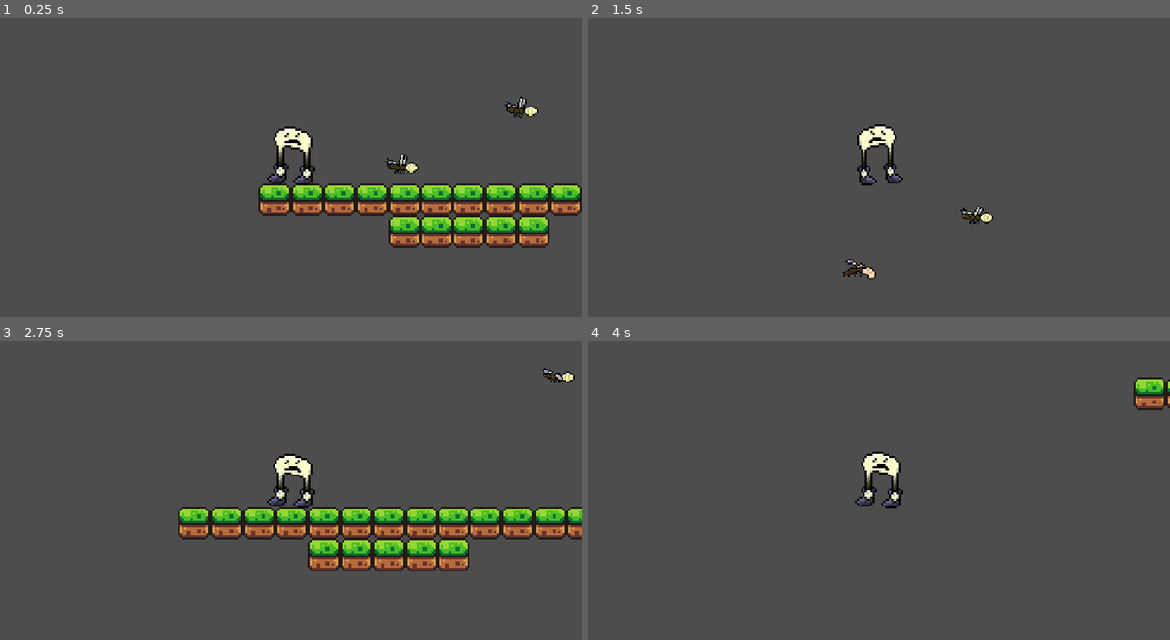
Above: before the commit, frames 1-4 (two rows, left to right).
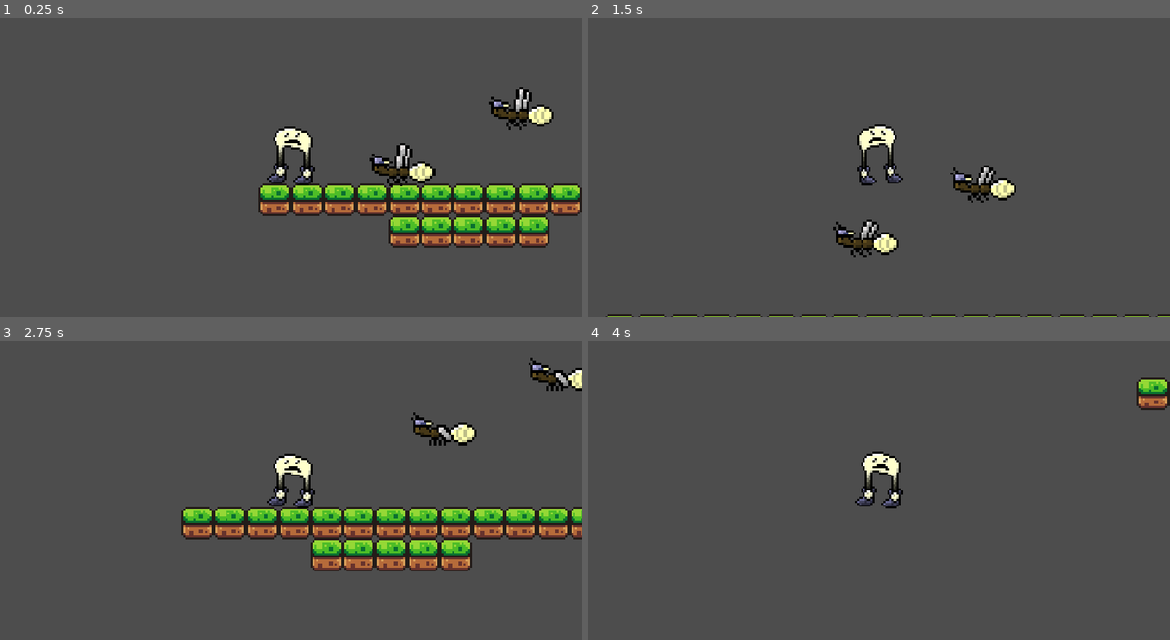
Above: after the commit, the same moments.

Repository: menlojacob/MoonShoesGame
Game: Godot game, scene res://Scenes/test_level.tscn
Same seed, same stepped clock (60 frames per second), same inputs: the game is played once before the commit and once after it. This scene is started directly instead of the project's main scene.
Inputs:
- Up to frame 1 (0.25 s): no input
- Up to frame 2 (1.5 s): hold Right (move_right) from 0.53 s (still down); tap Shift (Dash) at 0.6 s; tap Space (jump) at 0.77 s; tap S (ground_pound) at 1.35 s
- Up to frame 3 (2.75 s): tap Space (jump) at 1.52 s; release Right (move_right) at 2.03 s; hold Left (move_left) from 2.03 s (still down); tap Shift (Dash) at 2.1 s
- Up to frame 4 (4 s): keep holding Left (move_left); tap S (ground_pound) at 2.85 s; tap Space (jump) at 3.02, 3.77 s; tap Shift (Dash) at 3.6 s

The runs differ from the first frame. In frame 1, 1.5% of the frame differs, in the area x 63-96%, y 23-57%; in frame 2, 2.6%; in frame 3, 5.1%, in the area x 30-100%, y 5-77%; in frame 4, 0.3%.

Commit message:
Level 1 replaced test enemies

Diff:
--- a/Scenes/level_one.tscn
+++ b/Scenes/level_one.tscn
@@ -2647,16 +2647,16 @@
 position = Vector2(1325, -88)
 
 [node name="TestEnemy12" parent="Enemies" parent_id_path=PackedInt32Array(270758329) index="11" unique_id=881402964 instance=ExtResource("2_sojq8")]
-position = Vector2(1375, -204)
+position = Vector2(1378, -210)
 
 [node name="TestEnemy13" parent="Enemies" parent_id_path=PackedInt32Array(270758329) index="12" unique_id=329706261 instance=ExtResource("2_sojq8")]
-position = Vector2(1330, -249)
+position = Vector2(1324, -253)
 
 [node name="TestEnemy14" parent="Enemies" parent_id_path=PackedInt32Array(270758329) index="13" unique_id=821016909 instance=ExtResource("2_sojq8")]
-position = Vector2(1386, -269)
+position = Vector2(1386, -276)
 
 [node name="TestEnemy15" parent="Enemies" parent_id_path=PackedInt32Array(270758329) index="14" unique_id=440441841 instance=ExtResource("2_sojq8")]
-position = Vector2(1440, -280)
+position = Vector2(1445, -284)
 
 [node name="TestEnemy11" parent="Enemies" parent_id_path=PackedInt32Array(270758329) index="15" unique_id=1846061058 instance=ExtResource("2_sojq8")]
 position = Vector2(1666, -111)
--- a/Scenes/test_enemy.tscn
+++ b/Scenes/test_enemy.tscn
@@ -1,121 +1,5 @@
 [gd_scene format=3 uid="uid://cbb5sv8a356sc"]
 
-[ext_resource type="PackedScene" uid="uid://b7uggetpie4x6" path="res://Scenes/enemy_controller.tscn" id="2_5b80j"]
-[ext_resource type="PackedScene" uid="uid://ih6lsvp4wk7i" path="res://Scenes/enemy_sprite.tscn" id="2_wv0g2"]
-[ext_resource type="Texture2D" uid="uid://bx7ovol1t6bad" path="res://Assets/sprites/FireflyEnemyWithDeath.png" id="3_5b80j"]
+[ext_resource type="PackedScene" uid="uid://ba8wuqb1lgp1c" path="res://Scenes/firefly_enemy.tscn" id="1_r1vdb"]
 
-[sub_resource type="RectangleShape2D" id="RectangleShape2D_v5frw"]
-size = Vector2(20, 14)
-
-[sub_resource type="AtlasTexture" id="AtlasTexture_wv0g2"]
-atlas = ExtResource("3_5b80j")
-region = Rect2(160, 160, 160, 160)
-
-[sub_resource type="AtlasTexture" id="AtlasTexture_k6qe4"]
-atlas = ExtResource("3_5b80j")
-region = Rect2(320, 160, 160, 160)
-
-[sub_resource type="AtlasTexture" id="AtlasTexture_syt7t"]
-atlas = ExtResource("3_5b80j")
-region = Rect2(480, 160, 160, 160)
-
-[sub_resource type="AtlasTexture" id="AtlasTexture_ymh8f"]
-atlas = ExtResource("3_5b80j")
-region = Rect2(0, 320, 160, 160)
-
-[sub_resource type="AtlasTexture" id="AtlasTexture_cvapq"]
-atlas = ExtResource("3_5b80j")
-region = Rect2(160, 320, 160, 160)
-
-[sub_resource type="AtlasTexture" id="AtlasTexture_ngp1l"]
-atlas = ExtResource("3_5b80j")
-region = Rect2(320, 320, 160, 160)
-
-[sub_resource type="AtlasTexture" id="AtlasTexture_ag7nl"]
-atlas = ExtResource("3_5b80j")
-region = Rect2(480, 320, 160, 160)
-
-[sub_resource type="AtlasTexture" id="AtlasTexture_yojx0"]
-atlas = ExtResource("3_5b80j")
-region = Rect2(0, 480, 160, 160)
-
-[sub_resource type="AtlasTexture" id="AtlasTexture_6kygu"]
-atlas = ExtResource("3_5b80j")
-region = Rect2(0, 0, 160, 160)
-
-[sub_resource type="AtlasTexture" id="AtlasTexture_0hxvo"]
-atlas = ExtResource("3_5b80j")
-region = Rect2(160, 0, 160, 160)
-
-[sub_resource type="AtlasTexture" id="AtlasTexture_5gdc5"]
-atlas = ExtResource("3_5b80j")
-region = Rect2(320, 0, 160, 160)
-
-[sub_resource type="AtlasTexture" id="AtlasTexture_35bf0"]
-atlas = ExtResource("3_5b80j")
-region = Rect2(480, 0, 160, 160)
-
-[sub_resource type="SpriteFrames" id="SpriteFrames_c8kw3"]
-animations = [{
-"frames": [{
-"duration": 1.0,
-"texture": SubResource("AtlasTexture_wv0g2")
-}, {
-"duration": 1.0,
-"texture": SubResource("AtlasTexture_k6qe4")
-}, {
-"duration": 1.0,
-"texture": SubResource("AtlasTexture_syt7t")
-}, {
-"duration": 1.0,
-"texture": SubResource("AtlasTexture_ymh8f")
-}, {
-"duration": 1.0,
-"texture": SubResource("AtlasTexture_cvapq")
-}, {
-"duration": 1.0,
-"texture": SubResource("AtlasTexture_ngp1l")
-}, {
-"duration": 1.0,
-"texture": SubResource("AtlasTexture_ag7nl")
-}, {
-"duration": 1.0,
-"texture": SubResource("AtlasTexture_yojx0")
-}],
-"loop": 0,
-"name": &"death",
-"speed": 15.0
-}, {
-"frames": [{
-"duration": 1.0,
-"texture": SubResource("AtlasTexture_6kygu")
-}, {
-"duration": 1.0,
-"texture": SubResource("AtlasTexture_0hxvo")
-}, {
-"duration": 1.0,
-"texture": SubResource("AtlasTexture_5gdc5")
-}, {
-"duration": 1.0,
-"texture": SubResource("AtlasTexture_35bf0")
-}],
-"loop": 1,
-"name": &"idle",
-"speed": 7.0
-}]
-
-[node name="TestEnemy" type="CharacterBody2D" unique_id=1241326298 groups=["EnemyCollision"]]
-collision_layer = 2
-
-[node name="EnemyController" parent="." unique_id=1922786584 instance=ExtResource("2_5b80j")]
-
-[node name="CollisionShape2D" type="CollisionShape2D" parent="." unique_id=1537328302]
-shape = SubResource("RectangleShape2D_v5frw")
-
-[node name="EnemySprite" parent="." unique_id=509586205 instance=ExtResource("2_wv0g2")]
-scale = Vector2(0.125, 0.125)
-sprite_frames = SubResource("SpriteFrames_c8kw3")
-animation = &"death"
-autoplay = "idle"
-
-[node name="AnimationPlayer" type="AnimationPlayer" parent="EnemySprite" unique_id=719472853]
+[node name="TestEnemy" unique_id=1673018747 instance=ExtResource("1_r1vdb")]
Not shown, added: Assets/sprites/MountainTileSet.png.import
